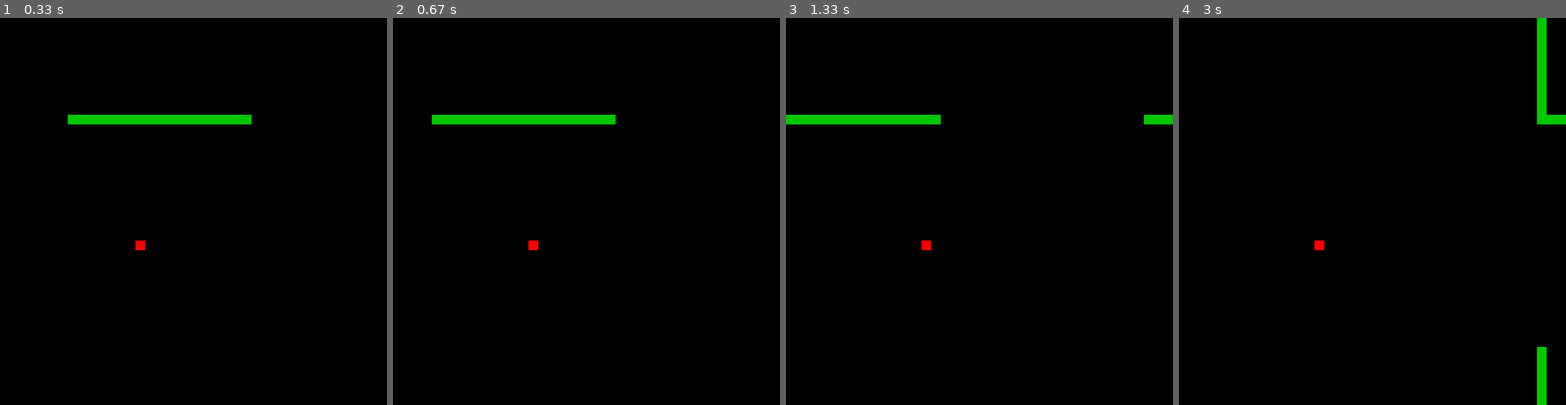
Above: before the commit, frames 1-4 (left to right).
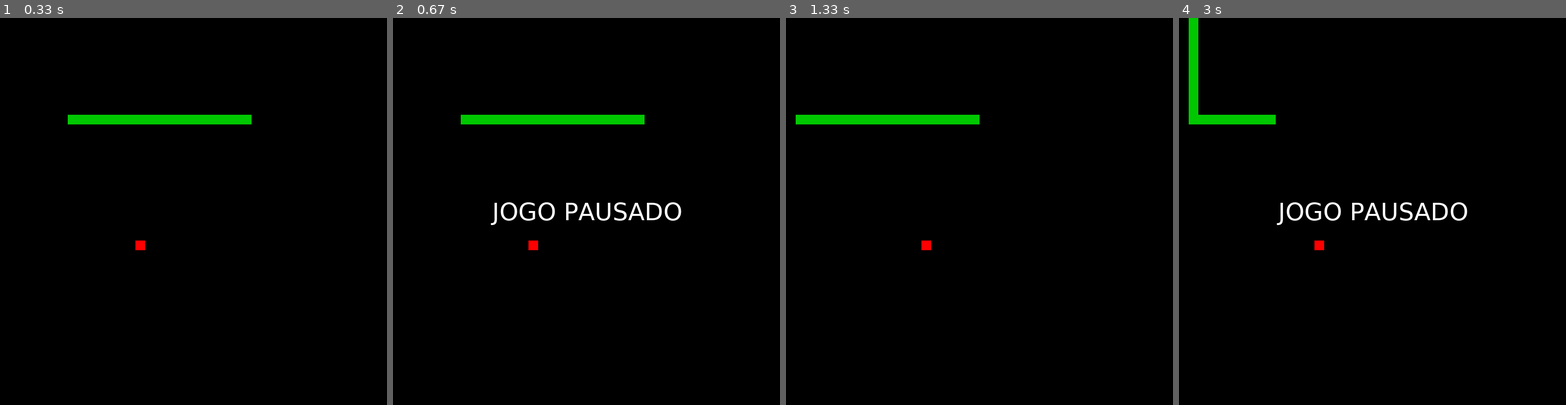
Above: after the commit, the same moments.

Repository: ilosamart/learn-pygame
Game: pygame game, started from snake.py
Two runs of this game, one before a commit and one after it. Both use one fixed random seed, a clock stepped at 60 frames per second and the inputs below.
Inputs:
- Up to frame 1 (0.33 s): no input
- Up to frame 2 (0.67 s): hold Esc from 0.33 s (still down); hold Right from 0.33 s (still down)
- Up to frame 3 (1.33 s): release Esc at 0.8 s; release Right at 0.8 s; hold Esc 0.83-1.3 s; hold Right 0.83-1.3 s
- Up to frame 4 (3 s): tap Up at 1.33 s; tap Esc at 2.3 s

Frame 1 is identical in both runs. In frame 2, 1.2% of the frame differs, in the area x 10-75%, y 25-54%; in frame 3, 0.5%; in frame 4, 3.2%, in the area x 2-100%, y 0-100%.

Commit message:
pause com texto centralizado

Diff:
--- a/snake.py
+++ b/snake.py
@@ -1,6 +1,22 @@
-import pygame, random
+import random
+import time
+import pygame
 from pygame.locals import *
 
+
+def sair():
+    pygame.quit()
+    quit()
+
+def message(text, color):
+    global screen
+    global font_style
+    text_box = font_style.render(text, True, color)
+    text_rect = text_box.get_rect()
+    text_rect.center = screen_limits[0]/2, screen_limits[1]/2
+    pos_x = ( - text_box.get_height()/2)
+    pos_y = (screen_limits[1] - text_box.get_width()) / 2
+    screen.blit(text_box, text_rect)
 
 def on_grid_random():
     global screen_point_size
@@ -24,10 +40,12 @@
 screen_limits = (800,800)
 screen_center = (screen_limits[0]//2, screen_limits[1]//2)
 game_paused = False
+game_over = False
 
 pygame.init()
 screen = pygame.display.set_mode(screen_limits)
 pygame.display.set_caption('Snake')
+font_style = pygame.font.SysFont('Ubuntu', 50)
 
 movement_directions = {
     K_UP: (0, -1 * screen_point_size),
@@ -51,7 +69,7 @@
 
 clock = pygame.time.Clock()
 
-while True:
+while not game_over:
     clock.tick(10)
 
     # trata colisão
@@ -62,7 +80,7 @@
     # trata inputs do usuário
     for event in pygame.event.get():
         if event.type == QUIT:
-            pygame.quit()
+            sair()
 
         if event.type == KEYDOWN:
             # se estou indo para a esquerda não posso ir para a direita (e vice-versa)
@@ -75,15 +93,18 @@
                 my_direction = event.key
 
             # se foi ESC, pause
-            game_paused = (event.key == K_ESCAPE)
+            if event.key == K_ESCAPE:
+                game_paused = True
+                message('JOGO PAUSADO', (255,255,255))
+                pygame.display.update()
 
-    # pause
+    # jogo pausado
     while game_paused:
         for event in pygame.event.get():
             if event.type == QUIT:
-                pygame.quit()
-            game_paused = (event.type == KEYDOWN) and (event.key == K_ESCAPE)
-
+                sair()
+            if event.type == KEYDOWN and event.key == K_ESCAPE:
+                game_paused = False
 
     # atualiza a rodada
     for i in range(len(snake) - 1, 0, -1):
@@ -101,8 +122,9 @@
     pygame.display.update()
 
 
-
-
 # Be IDLE friendly. If you forget this line, the program will 'hang'
 # on exit.
-pygame.quit()
+message('Já era',(255, 0, 0))
+pygame.display.update()
+time.sleep(2)
+sair()
